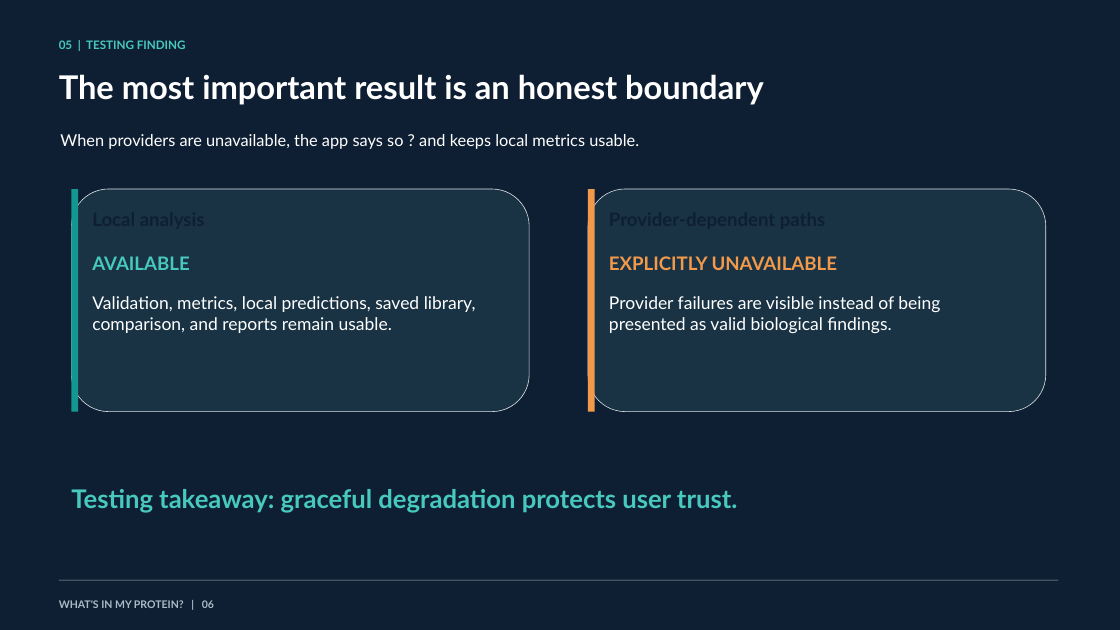
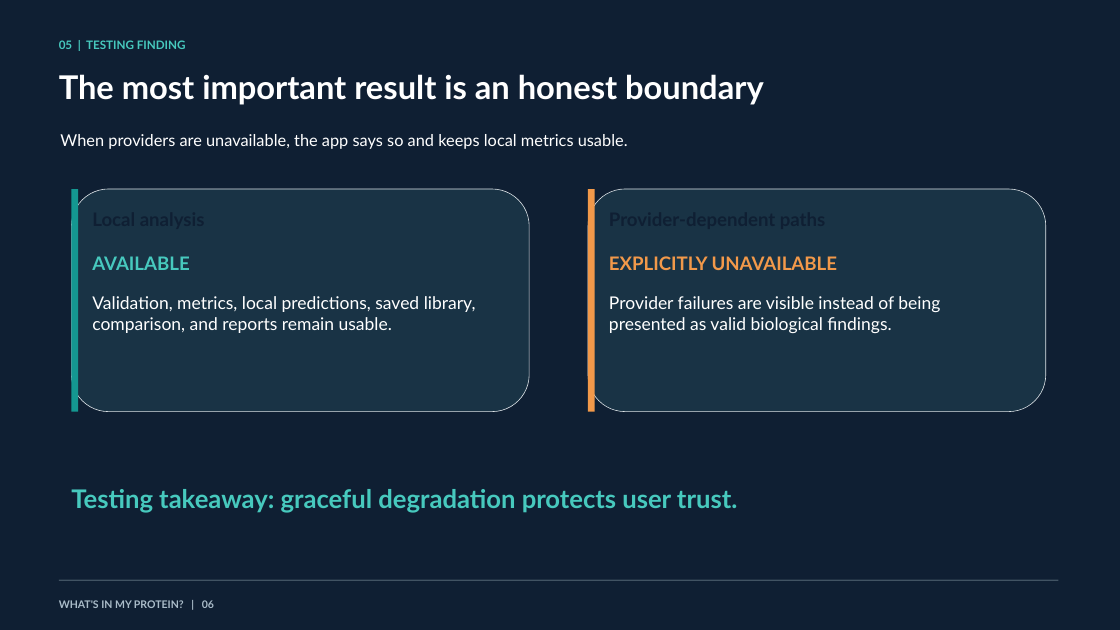
Before and after one commit to PattiCrosswait/SEIS606_VibeCoding, a slide deck: slide 6 of Protein-sequence-analyzer/protein-sequence-analyzer-presentation.pptx. Drawn at 1120x630 pixels with LibreOffice and Linux fonts; fonts in the diff are those of the drawing. Boxes give left, top, right and bottom in pixels: in the first picture for what was removed or moved away, otherwise in the second. Text is boxed around its words. In the diff, an @@ line names an element or a change of style, - is before the commit and + after.

```diff
--- a/Protein-sequence-analyzer/protein-sequence-analyzer-presentation.pptx
+++ b/Protein-sequence-analyzer/protein-sequence-analyzer-presentation.pptx
@@ text at box(60, 134, 628, 149): text changed @@
-When providers are unavailable, the app says so ? and keeps local metrics usable.
+When providers are unavailable, the app says so and keeps local metrics usable.
```
Also in this commit, not shown: 2 other slides changed, 2 other files.
